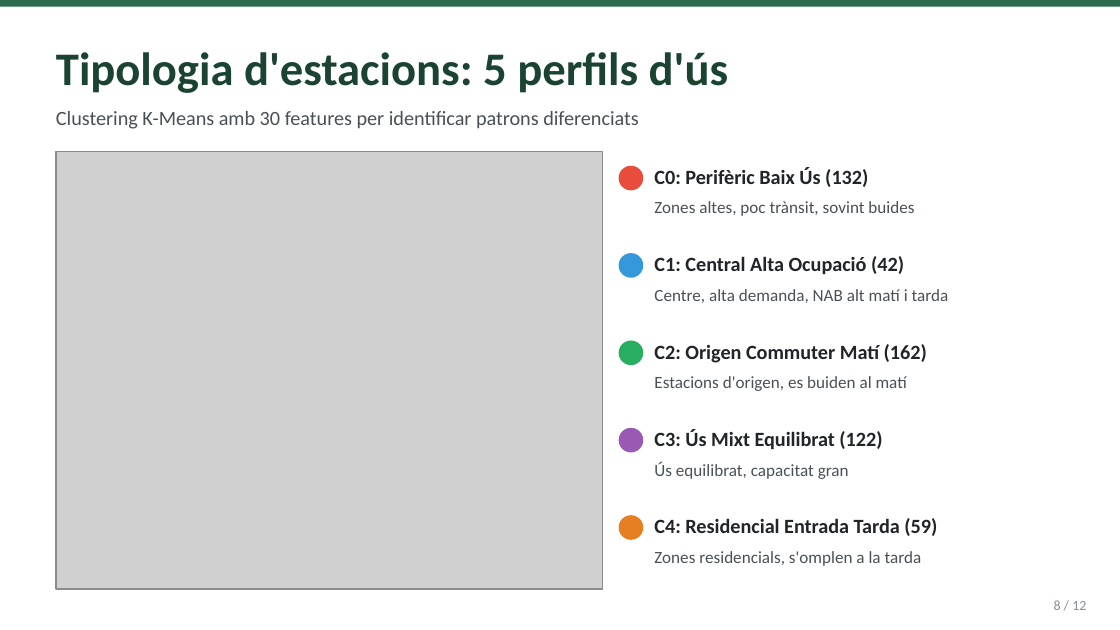
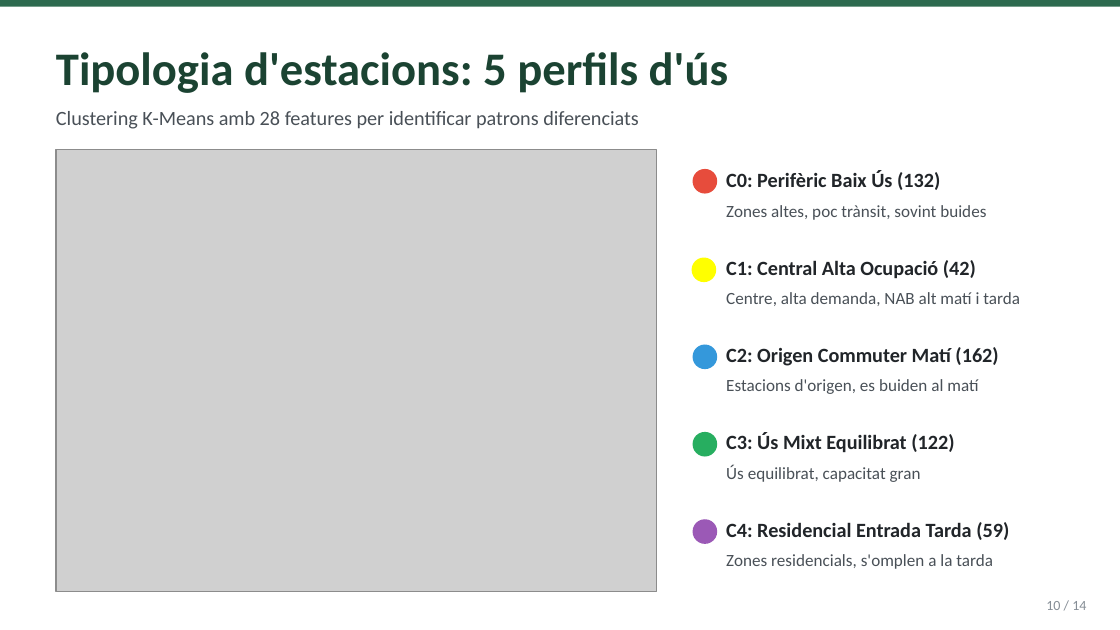
Before and after one commit to VanePla/Projectes-ITCib, a slide deck: slide 10 of SPRINT_13_Projecte_Final/Projecte_bicing.pptx (slide 8 before the commit). Drawn at 1120x630 pixels with LibreOffice and Linux fonts; fonts in the diff are those of the drawing; grey boxes stand for pictures. Boxes give left, top, right and bottom in pixels: in the first picture for what was removed or moved away, otherwise in the second. Text is boxed around its words. In the diff, an @@ line names an element or a change of style, - is before the commit and + after.

```diff
--- a/SPRINT_13_Projecte_Final/Projecte_bicing.pptx
+++ b/SPRINT_13_Projecte_Final/Projecte_bicing.pptx
@@ text at (x1=56, y1=111, x2=639, y2=129): text changed @@
-Clustering K-Means amb 30 features per identificar patrons diferenciats
+Clustering K-Means amb 28 features per identificar patrons diferenciats
@@ picture resized from (x1=56, y1=151, x2=603, y2=589) to (x1=56, y1=150, x2=656, y2=592) @@
@@ ellipse moved from (x1=618, y1=166, x2=643, y2=190) to (x1=692, y1=169, x2=717, y2=194) @@
@@ text "C0: Perifèric Baix Ús (132)" moved from (x1=654, y1=167, x2=868, y2=187) to (x1=726, y1=170, x2=940, y2=190) @@
@@ text "Zones altes, poc trànsit, sovint ..." moved from (x1=654, y1=201, x2=914, y2=216) to (x1=726, y1=205, x2=986, y2=220) @@
@@ ellipse moved from (x1=618, y1=515, x2=643, y2=540) to (x1=691, y1=258, x2=716, y2=282) @@
@@ ellipse at (x1=691, y1=258, x2=716, y2=282): fill #E67E22 to #FFFF00 @@
@@ text "C1: Central Alta Ocupació (42)" moved from (x1=654, y1=256, x2=904, y2=274) to (x1=726, y1=260, x2=976, y2=278) @@
@@ text "Centre, alta demanda, NAB alt ..." moved from (x1=654, y1=289, x2=949, y2=303) to (x1=726, y1=292, x2=1020, y2=306) @@
@@ text "C2: Origen Commuter Matí (162)" moved from (x1=654, y1=344, x2=927, y2=363) to (x1=726, y1=347, x2=998, y2=366) @@
@@ text "Estacions d'origen, es buiden al ..." moved from (x1=654, y1=376, x2=907, y2=391) to (x1=726, y1=379, x2=978, y2=394) @@
@@ text "C3: Ús Mixt Equilibrat (122)" moved from (x1=654, y1=429, x2=882, y2=449) to (x1=726, y1=432, x2=954, y2=452) @@
@@ text "Ús equilibrat, capacitat gran" moved from (x1=654, y1=462, x2=849, y2=479) to (x1=726, y1=465, x2=921, y2=482) @@
@@ 3 ellipses moved together from (x1=618, y1=253, x2=643, y2=452) to (x1=692, y1=345, x2=717, y2=544) @@
@@ text "C4: Residencial Entrada Tarda (59)" moved from (x1=654, y1=518, x2=937, y2=536) to (x1=726, y1=522, x2=1009, y2=540) @@
@@ text "Zones residencials, s'omplen a la ..." moved from (x1=654, y1=551, x2=922, y2=566) to (x1=726, y1=554, x2=993, y2=569) @@
@@ text at (x1=1046, y1=601, x2=1086, y2=610): text changed @@
-8 / 12
+10 / 14
```
Also in this commit, not shown: 9 other slides changed, 2 slides added, 7 other files.
